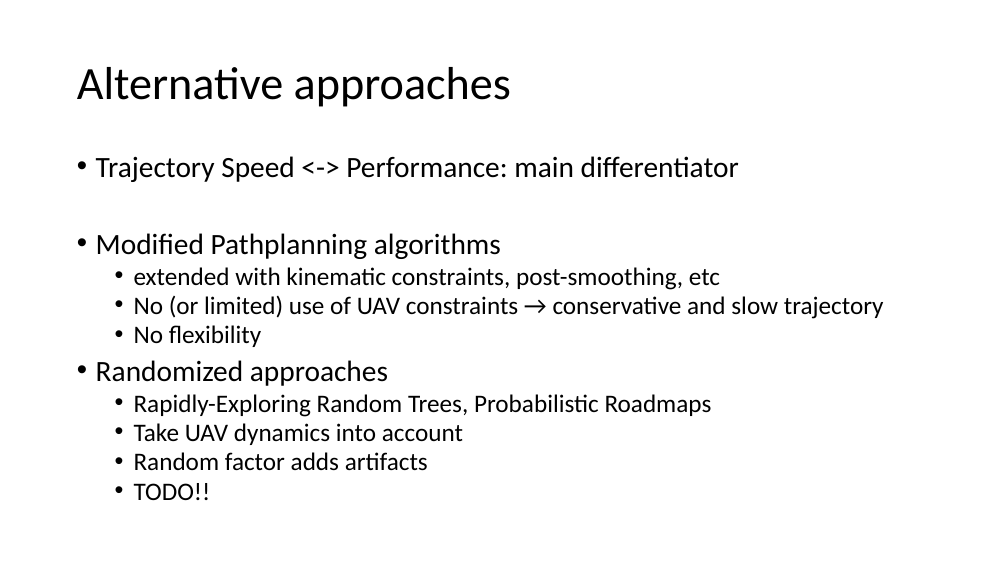
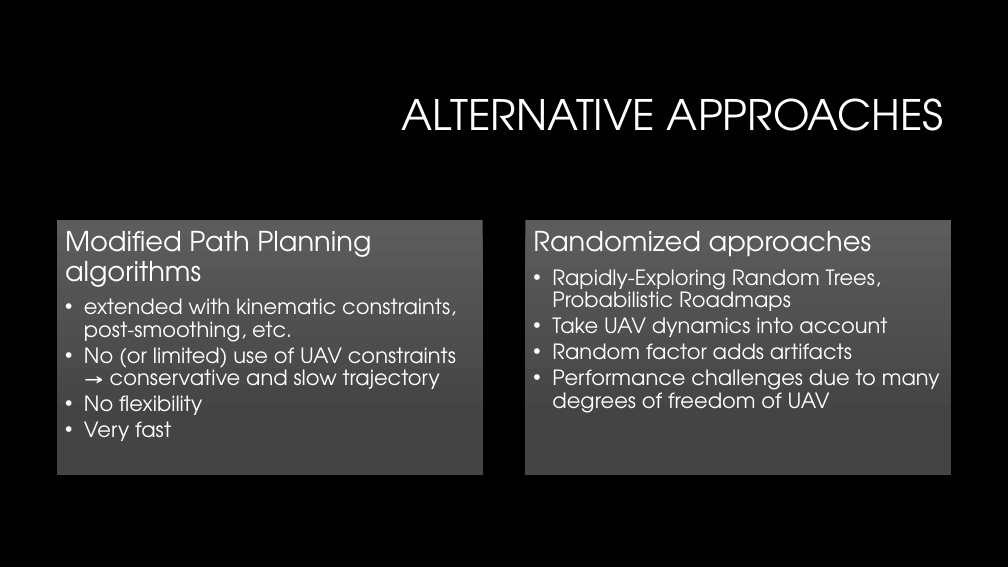
Before and after one commit to jdewaen/PathPlanner, a slide deck: slide 7 of report/final-presentation.pptx (slide 4 before the commit). Drawn at 1008x567 pixels with LibreOffice and Linux fonts; fonts in the diff are those of the drawing; background and template pictures are left out. Boxes give left, top, right and bottom in pixels: in the first picture for what was removed or moved away, otherwise in the second. Text is boxed around its words. In the diff, an @@ line names an element or a change of style, - is before the commit and + after.

```diff
--- a/report/final-presentation.pptx
+++ b/report/final-presentation.pptx
@@ background #FFFFFF to #000000 @@
@@ title at <box>402,98,944,131</box>: text changed; size 44 to 40 pt; font Calibri to TeX Gyre Adventor; text colour #000000 to #FFFFFF @@
-Alternative approaches
+ALTERNATIVE APPROACHES
@@ text removed at <box>96,156,884,500</box> @@
-• Trajectory Speed <-> Performance: main differentiator
-• Modified Pathplanning algorithms
-  • extended with kinematic constraints, post-smoothing, etc
-  • No (or limited) use of UAV constraints → conservative and slow trajectory
-  • No flexibility
-• Randomized approaches
-  • Rapidly-Exploring Random Trees, Probabilistic Roadmaps
-  • Take UAV dynamics into account
-  • Random factor adds artifacts
-  • TODO!!
@@ group added at <box>57,220,951,476</box>: 2 rectangles, 2 texts @@
+Modified Path Planning algorithms
+  • extended with kinematic constraints, post-smoothing, etc.
+  • No (or limited) use of UAV constraints → conservative and slow trajectory
+  • No flexibility
+  • Very fast
+Randomized approaches
+  • Rapidly-Exploring Random Trees, Probabilistic Roadmaps
+  • Take UAV dynamics into account
+  • Random factor adds artifacts
+  • Performance challenges due to many degrees of freedom of UAV
```
Also in this commit, not shown: 70 other slides changed, 14 slides added, 10 slides removed, 12 other files.
